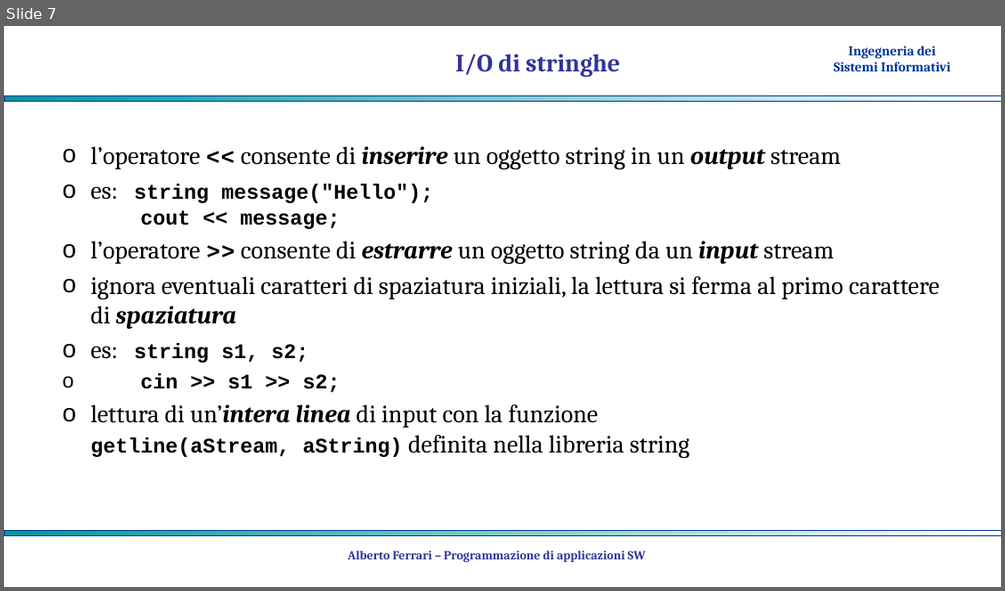
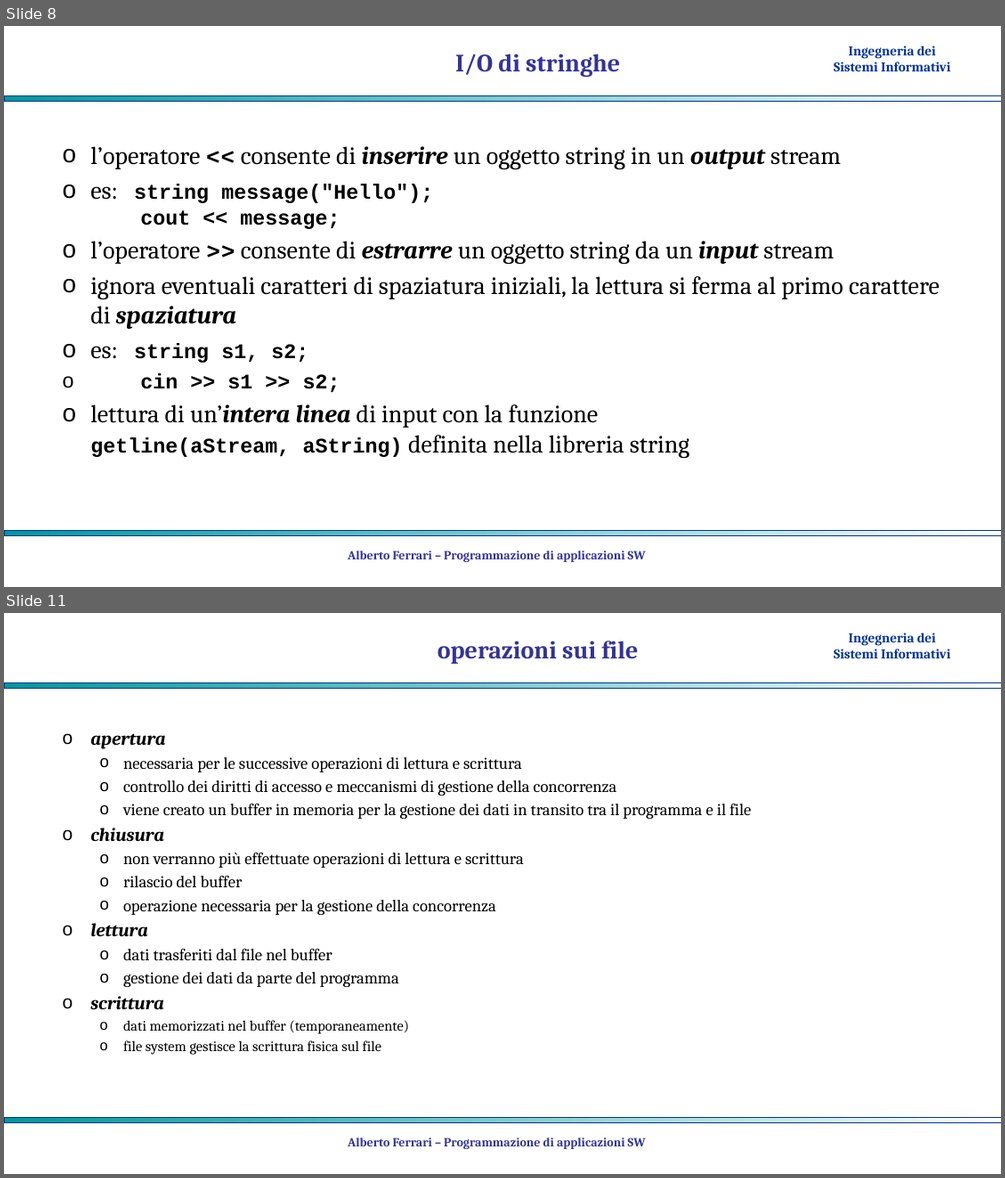
Before and after one commit to albertoferrari/pasw, a slide deck: lezioni/PASW03c - C++ input output.pptx. Shown one above the other, each under a label of ours: slide 7 before the commit, slides 8 and 11 after it; the slides between them are not shown. The pictures are 1005x591 and 1005x1178 pixels, drawn with LibreOffice and Linux fonts; fonts in the diff are those of the drawing; background and template pictures are left out. Boxes give left, top, right and bottom in pixels: in the first picture for what was removed or moved away, otherwise in the second. Text is boxed around its words. In the diff, an @@ line names an element or a change of style, - is before the commit and + after.

```diff
--- a/lezioni/PASW03c - C++ input output.pptx
+++ b/lezioni/PASW03c - C++ input output.pptx
@@ slide 11 added at box(4, 613, 1001, 1174), background #FFFFFF; not listed: 3 template elements that a slide beside it also shows @@
@@ title added at box(437, 641, 638, 664), 24 pt, text #333399, bold @@
+operazioni sui file
@@ text added at box(90, 733, 751, 1054), 16 pt, text #000000 @@
+o apertura
+  o necessaria per le successive operazioni di lettura e scrittura
+  o controllo dei diritti di accesso e meccanismi di gestione della concorrenza
+  o viene creato un buffer in memoria per la gestione dei dati in transito tra il programma e il file
+o chiusura
+  o non verranno più effettuate operazioni di lettura e scrittura
+  o rilascio del buffer
+  o operazione necessaria per la gestione della concorrenza
+o lettura
+  o dati trasferiti dal file nel buffer
+  o gestione dei dati da parte del programma
+o scrittura
+  o dati memorizzati nel buffer (temporaneamente)
+  o file system gestisce la scrittura fisica sul file
@@ text added at box(348, 1137, 646, 1149), 12 pt, text #333399, bold @@
+Alberto Ferrari – Programmazione di applicazioni SW
@@ what was slide 7 is now slide 8 @@
```
Also in this commit, not shown: 4 slides changed, 7 other slides added, 1 other file.
